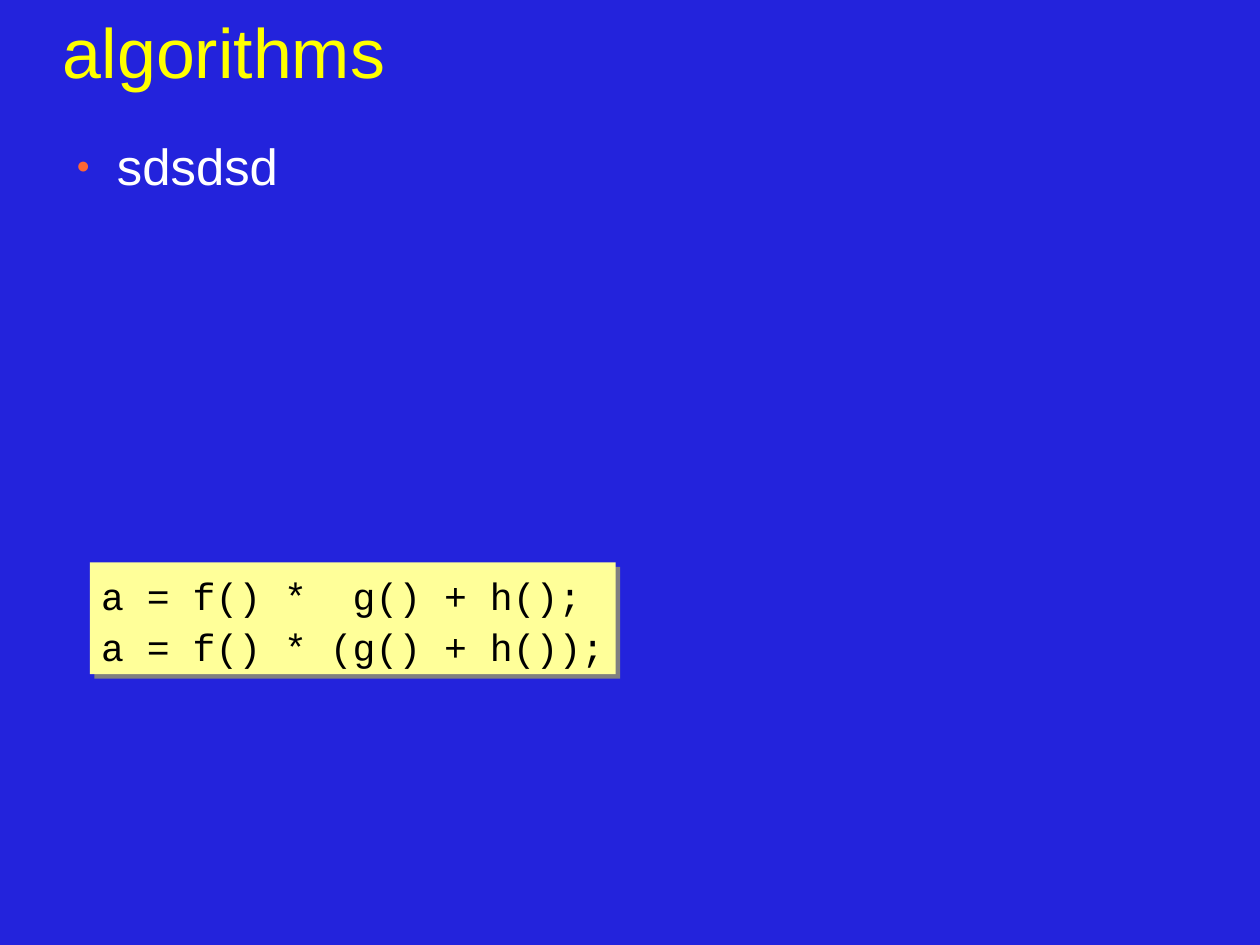
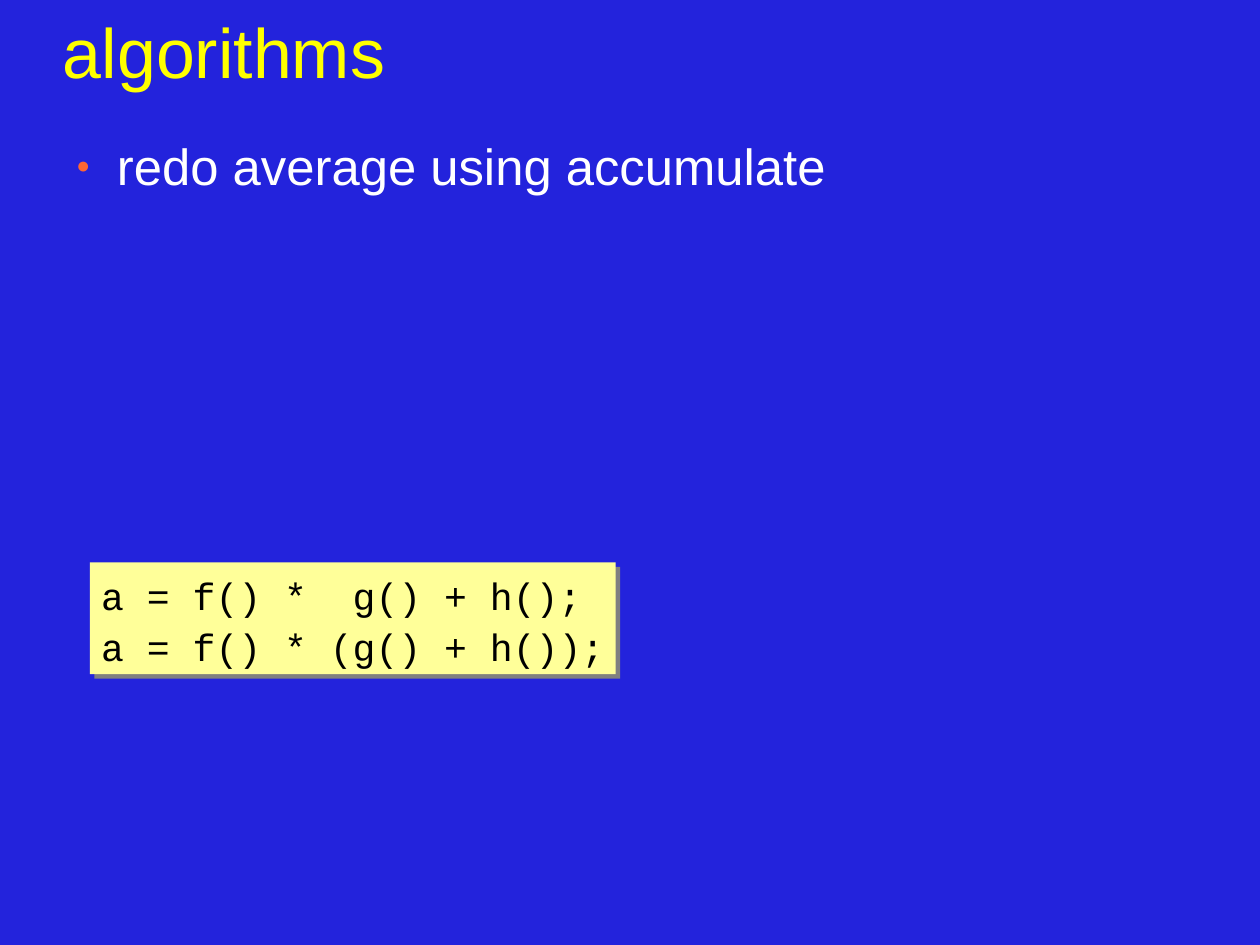
Before and after one commit to JonJagger/two-day-courses, a slide deck: slide 20 of cppf/05_Control_Flow_Iterators_and_Exceptions.odp (slide 11 before the commit). Drawn at 1260x945 pixels with LibreOffice and Linux fonts; fonts in the diff are those of the drawing. Boxes give left, top, right and bottom in pixels: in the first picture for what was removed or moved away, otherwise in the second. Text is boxed around its words. In the diff, an @@ line names an element or a change of style, - is before the commit and + after.

```diff
--- a/cppf/05_Control_Flow_Iterators_and_Exceptions.odp
+++ b/cppf/05_Control_Flow_Iterators_and_Exceptions.odp
@@ text at (117,148,826,196): text changed @@
-● sdsdsd
+● redo average using accumulate
```
Also in this commit, not shown: 6 other slides changed, 9 slides added, 1 other file.
